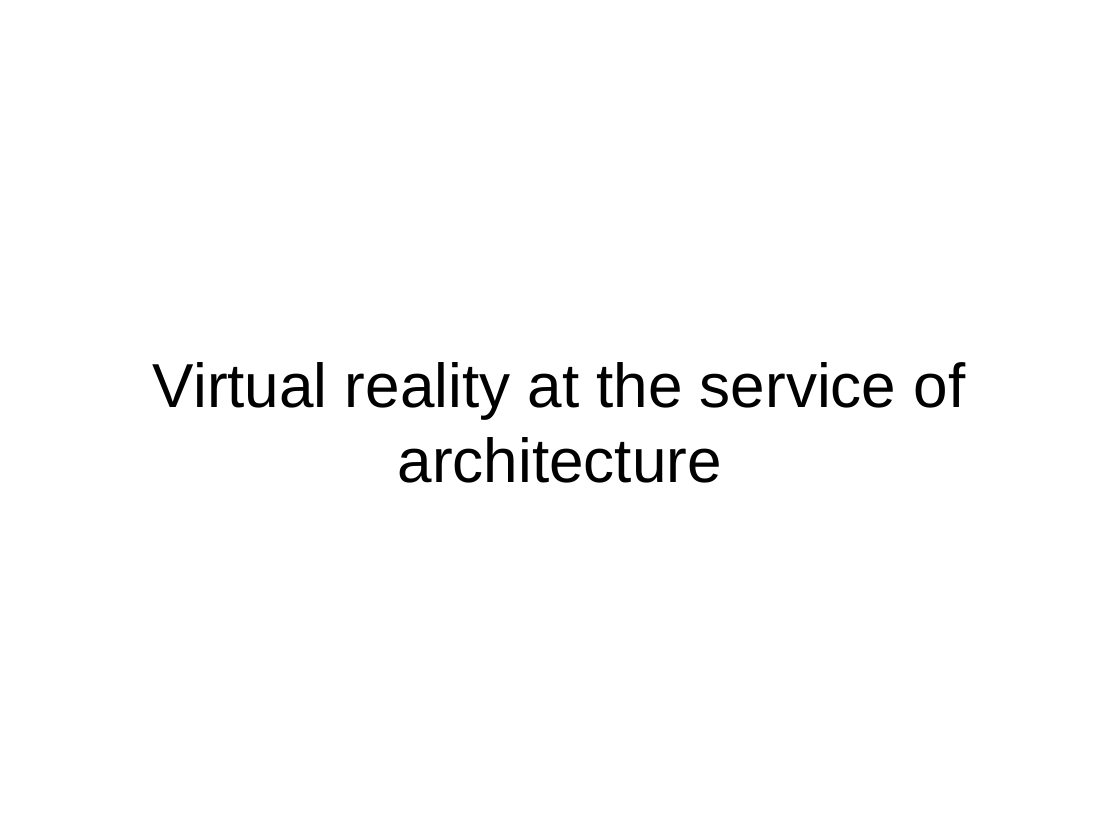
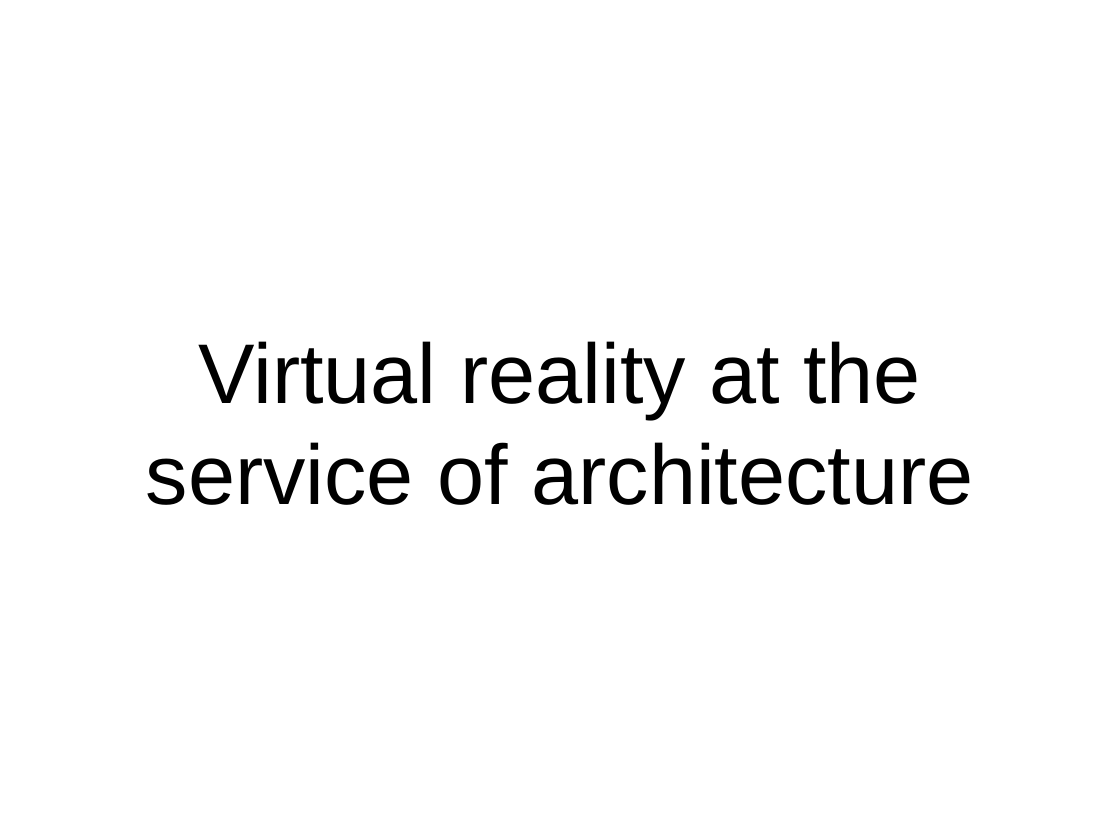
Before and after one commit to quentinleguennec/presentations, a slide deck: slide 1 of pitch_apps_world_2016.odp. Drawn at 1120x840 pixels with LibreOffice and Linux fonts; fonts in the diff are those of the drawing; background and template pictures are left out. Boxes give left, top, right and bottom in pixels: in the first picture for what was removed or moved away, otherwise in the second. Text is boxed around its words. In the diff, an @@ line names an element or a change of style, - is before the commit and + after.

```diff
--- a/pitch_apps_world_2016.odp
+++ b/pitch_apps_world_2016.odp
@@ title "Virtual reality at the service ...": place and size @@
-title "Virtual reality at the service ..." at (153, 362, 966, 483)
+title "Virtual reality at the service ..." at (146, 341, 973, 505)
@@ title "Virtual reality at the service ..." at (146, 341, 973, 505): size 44 to 60 pt @@
```
Also in this commit, not shown: 5 other slides changed, 5 other files.
